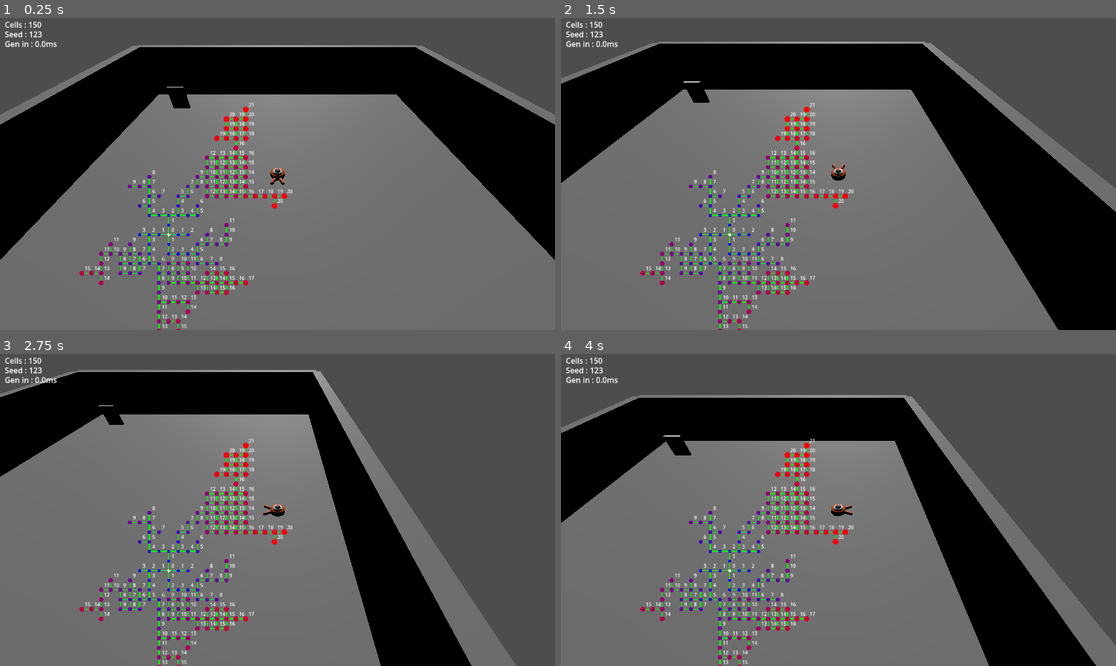
Above: before the commit, frames 1-4 (two rows, left to right).
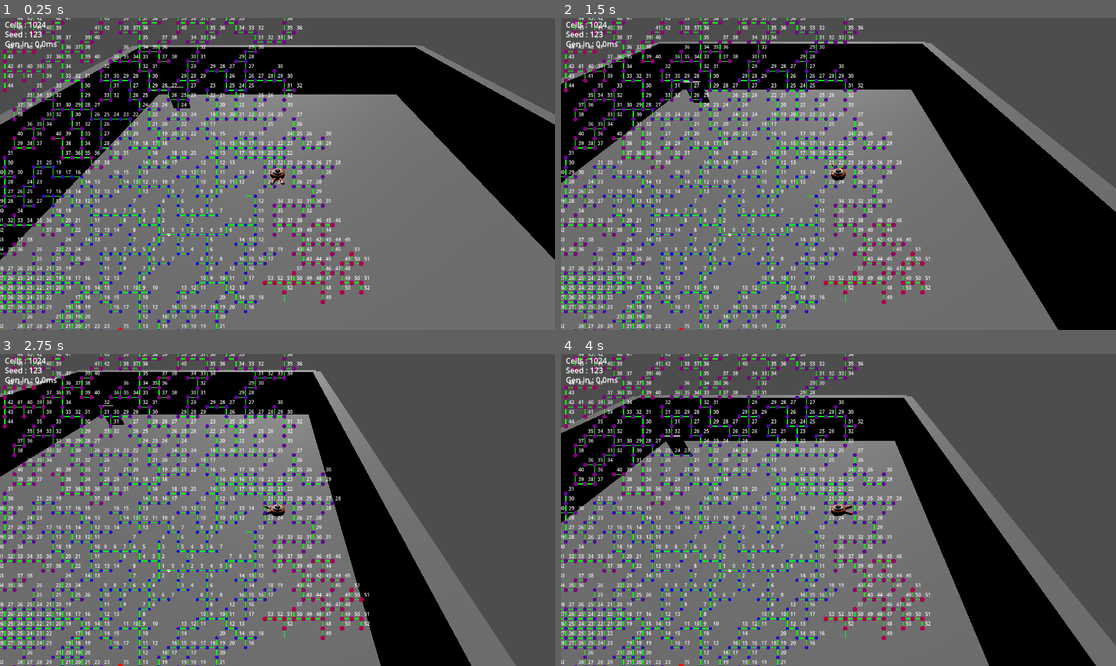
Above: after the commit, the same moments.

Repository: LeFodeurCou/Godot-Lab
Game: Godot game, scene res://World/Static/World000001.tscn
The game is run twice, just before and just after one commit, with the same random seed, the same clock (stepped at 60 frames per second) and the same inputs. This scene is started directly instead of the project's main scene.
Inputs:
- Up to frame 1 (0.25 s): no input
- Up to frame 2 (1.5 s): tap Enter at 0.5 s; hold D (move_right) 0.53-1.28 s; tap Space (jump) at 0.77 s; hold S (move_back) from 1.28 s (still down)
- Up to frame 3 (2.75 s): tap Space (jump) at 1.52 s; release S (move_back) at 2.03 s; hold D (move_right) from 2.03 s (still down)
- Up to frame 4 (4 s): release D (move_right) at 2.78 s; hold W (move_forward) 2.78-3.53 s; tap Space (jump) at 3.02, 3.77 s; hold A (move_left) from 3.53 s (still down)

The runs differ from the first frame. In frame 1, 12% of the frame differs, in the area x 0-67%, y 0-100%; in frame 2, 12%; in frame 3, 12%; in frame 4, 12%.

Commit message:
Added : shapes like circle, square, diamond. Added : frontier choosen by entroy with a O(5) complexity. We can now make some exteriors like Minecraft, even if it still needs some tweak here and there :)

Diff:
--- a/Behaviour/ProceduralGeneration/Model/ProceduralGeneratorConfig.gd
+++ b/Behaviour/ProceduralGeneration/Model/ProceduralGeneratorConfig.gd
@@ -10,8 +10,22 @@
 # 10K ~150ms
 # 100K ~1.5s
 # 1M ~16s
-var cellNumber: int = 150
+#var cellNumber: int = 1024
+#var cellNumber: int = 16*16 # Minecraft logic
+var cellNumber: int = 16*16*4 # also Minecraft logic but bigger
 #var cellNumber: int = 10000000 # Hardest stress test
+
+# Zone config
+var isFilled = false
+var shapes = {
+	'circle': Callable(self, 'circle'),
+	'square': Callable(self, 'square'),
+	'diamond': Callable(self, 'diamond')
+}
+var shape: Callable = shapes['square']
+# Used to precompute sqrt(cellNumber) for square and circle shapes
+var radius
+
 # true : more corridor maze by counting neighbors
 # false : more blob maze (no neighbors count)
 var isStrictMaze: bool = true
@@ -53,4 +67,41 @@
 
 func _init(seedHandlerInput: SeedHandler):
 	seedHandler = seedHandlerInput
-	roomSizes = roomCoefficient.keys()
+	if isFilled:
+		radius = sqrt(cellNumber)
+		isStrictMaze = false
+		frontierDecay = 0.0
+		directionMomentum = 0.0
+		roomCoefficient = {}
+		roomSizes = []
+		globalDirectionBias = [0, 0]
+		globalBiasStrength = 0.0
+		noiseBiasStrength = 0.0
+		loopChance = 0.0
+		canLoopDoubleCheck = false
+	else:
+		roomSizes = roomCoefficient.keys()
+
+# Shape utilities
+func circle(x:int, y:int) -> bool:
+	var lx = x - cellNumber
+	var ly = y - cellNumber
+
+	var r = int((radius - 1) * 0.5)
+	return lx * lx + ly * ly <= r * r
+
+func square(x:int, y:int) -> bool:
+	# TODO see if r can be a little more to avoid dead cells from cellNumber
+	# TODO see if we can make even squares, for now it's mandatory odd with the origin as center
+	var lx = x - cellNumber
+	var ly = y - cellNumber
+
+	var r = int((radius - 1) * 0.5)
+	return abs(lx) <= r and abs(ly) <= r
+
+func diamond(x:int, y:int) -> bool:
+	var lx = x - cellNumber
+	var ly = y - cellNumber
+
+	var r = int((sqrt(2.0 * cellNumber - 1.0) - 1.0) * 0.5)
+	return abs(lx) + abs(ly) <= r
--- a/Behaviour/ProceduralGeneration/ProceduralGenerator.gd
+++ b/Behaviour/ProceduralGeneration/ProceduralGenerator.gd
@@ -25,6 +25,8 @@
 var config: ProceduralGeneratorConfig
 # Values from config
 var cellNumber: int
+var isFilled: bool
+var shape: Callable
 var isStrictMaze: bool
 var frontierDecay: float
 var directionMomentum: float
@@ -75,6 +77,8 @@
 func configInit(inputConfig: ProceduralGeneratorConfig) -> void:
 	rng = inputConfig.seedHandler.dungeonRng.call(inputConfig.id)
 	cellNumber = inputConfig.cellNumber
+	isFilled = inputConfig.isFilled
+	shape = inputConfig.shape
 	isStrictMaze = inputConfig.isStrictMaze
 	frontierDecay = inputConfig.frontierDecay
 	directionMomentum = inputConfig.directionMomentum
@@ -146,12 +150,14 @@
 		var frontierSize = frontier.size()
 		# Branch Depth Bias
 		var r = rng.randf()
-		if r < 0.6:
+		if isFilled or r < 0.6:
 			# Take the last frontier cell
-			frontierIndex = frontierSize - 1     # continue branch
+			frontierIndex = frontierSize - 1
 		elif r < 0.85:
-			# Take a random frontier cell
-			frontierIndex = rng.randi(0, frontierSize - 1)
+			## Take a random frontier cell
+			#frontierIndex = rng.randi(0, frontierSize - 1)
+			# Take a frontier by entropy, meaning less socketed are priorized
+			frontierIndex = highestEntropyFrontier(frontierSize)
 		else:
 			# Take the oldest frontier made
 			frontierIndex = int(frontierSize * rng.randf() * rng.randf())
@@ -164,7 +170,22 @@
 
 	clearMemory()
 
+func highestEntropyFrontier(frontierSize: int)-> int:
+	var bestIndex = -1
+	# 64 because 63 in binary represent 111111 which means socket for 6 directions
+	# 6 directions is made for 3D plan, x/-x, y/-y and z/-z
+	var bestEntropy = 64
+	for i in 5:
+		var fi = rng.randi(0, frontierSize-1)
+		var e = cellSocketMask[frontier[fi]]
+		if e < bestEntropy:
+			bestEntropy = e
+			bestIndex = fi
+	return bestIndex
+
 func placeRoomIfPossible(frontierIndex: int) -> bool:
+	if (isFilled):
+		return false
 	var cellIndex = frontier[frontierIndex]
 	var cx = cellX[cellIndex]
 	var cy = cellY[cellIndex]
@@ -245,6 +266,15 @@
 	cellNeighbors[idxCellSource * 4 + dir] = idxCellTarget
 	cellNeighbors[idxCellTarget * 4 + opp] = idxCellSource
 
+func connectAllNeighbors(cellIndex:int) -> void:
+	var k = cellKey[cellIndex]
+	for dir in 4:
+		var neighborKey = k + KEY_DIR[dir]
+		if !grid.has(neighborKey):
+			continue
+		var neighborIndex = grid[neighborKey]
+		connectCellToCell(cellIndex, neighborIndex, dir)
+
 func placeNeighborCell(frontierIndex: int) -> void:
 	var cellIndex = frontier[frontierIndex]
 	var cx = cellX[cellIndex]
@@ -256,19 +286,22 @@
 		var gridKey = cellKey[cellIndex] + KEY_DIR[dir]
 		if (grid.has(gridKey)):
 			continue
-		# countNeighbors inlined here
-		var neighborCount = 0
-		for ndir in 4:
-			if grid.has(gridKey + KEY_DIR[ndir]):
-				neighborCount += 1
-				if neighborCount > 1:
-					break
-		if isStrictMaze and neighborCount > 1:
-			continue
+		if !isFilled:
+			# countNeighbors inlined here
+			var neighborCount = 0
+			for ndir in 4:
+				if grid.has(gridKey + KEY_DIR[ndir]):
+					neighborCount += 1
+					if neighborCount > 1:
+						break
+			if isStrictMaze and neighborCount > 1:
+				continue
 		var px = cx + DX[dir]
 		var py = cy + DY[dir]
+		if isFilled and !shape.call(px, py):
+			continue
 		var weight = directionWeight(dir, px, py, cellDirection[cellIndex])
-		if rng.randf() < weight:
+		if isFilled or rng.randf() < weight:
 			frontierDecayRandomizer()
 			var newCellIndex = cellCount
 			cellX[newCellIndex] = px
@@ -278,7 +311,10 @@
 			cellKey[newCellIndex] = gridKey
 			cellCount += 1;
 			frontier.append(newCellIndex)
-			connectCellToCell(cellIndex, newCellIndex, dir)
+			if isFilled:
+				connectAllNeighbors(newCellIndex)
+			else:
+				connectCellToCell(cellIndex, newCellIndex, dir)
 			return
 	frontierRemove(frontierIndex)
 
